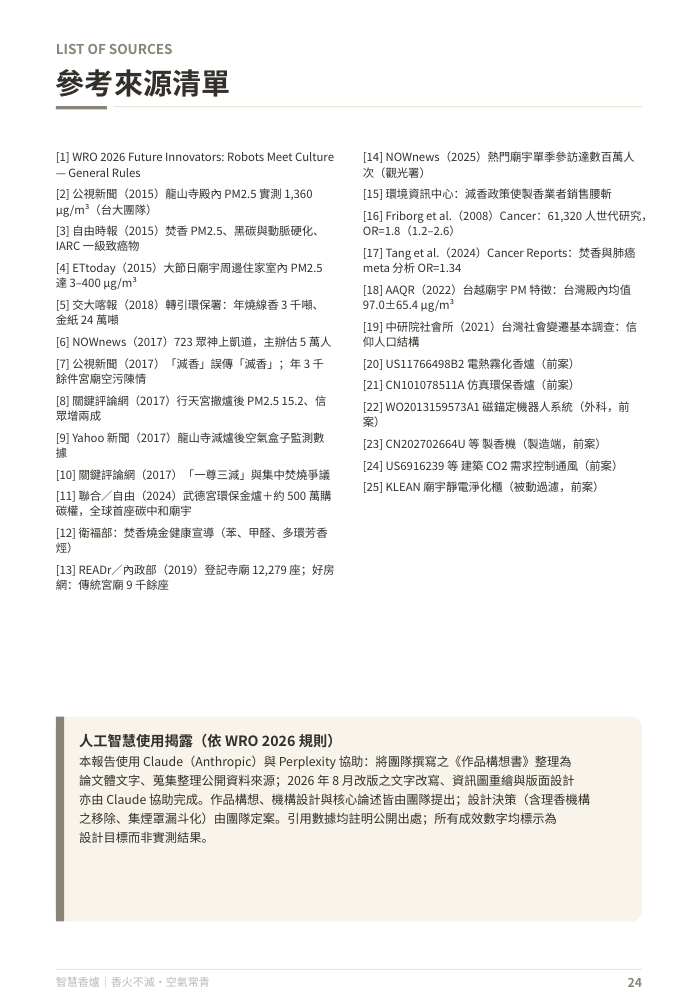
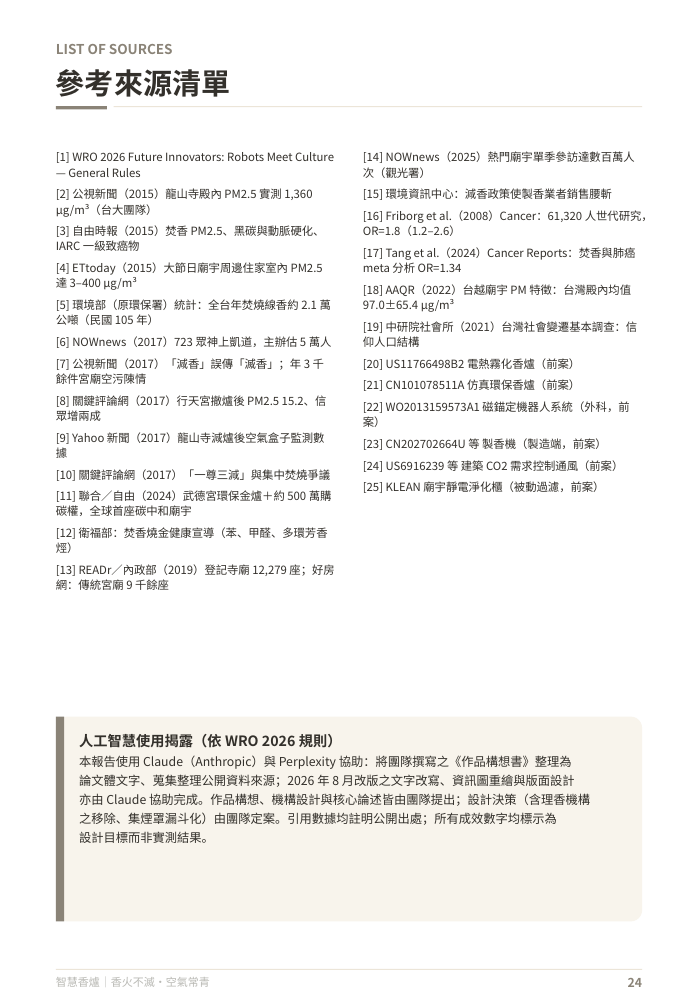
Before and after one commit to feihong9487/WRO2026, a slide deck: slide 25 of 簡報/未來新創家＿高中職組_v3.pptx. Drawn at 698x1008 pixels with LibreOffice and Linux fonts; fonts in the diff are those of the drawing. Boxes give left, top, right and bottom in pixels: in the first picture for what was removed or moved away, otherwise in the second. Text is boxed around its words. In the diff, an @@ line names an element or a change of style, - is before the commit and + after.

```diff
--- a/簡報/未來新創家＿高中職組_v3.pptx
+++ b/簡報/未來新創家＿高中職組_v3.pptx
@@ text at <box>56,297,331,325</box>: text changed @@
-[5] 交大喀報（2018）轉引環保署：年燒線香 3 千噸、金紙 24 萬噸
+[5] 環境部（原環保署）統計：全台年焚燒線香約 2.1 萬公噸（民國 105 年）
```
Also in this commit, not shown: 4 other slides changed, 9 other files.
